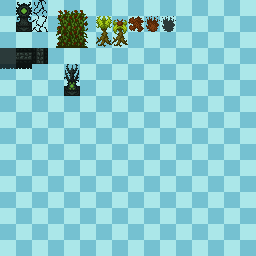
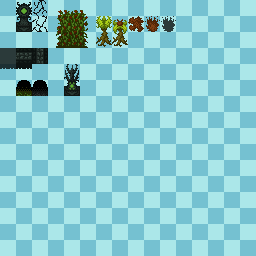
Revision of a layered (256, 256) image; what changed, layer by layer:
painted on "Calque 2" over [16, 80, 48, 96]
